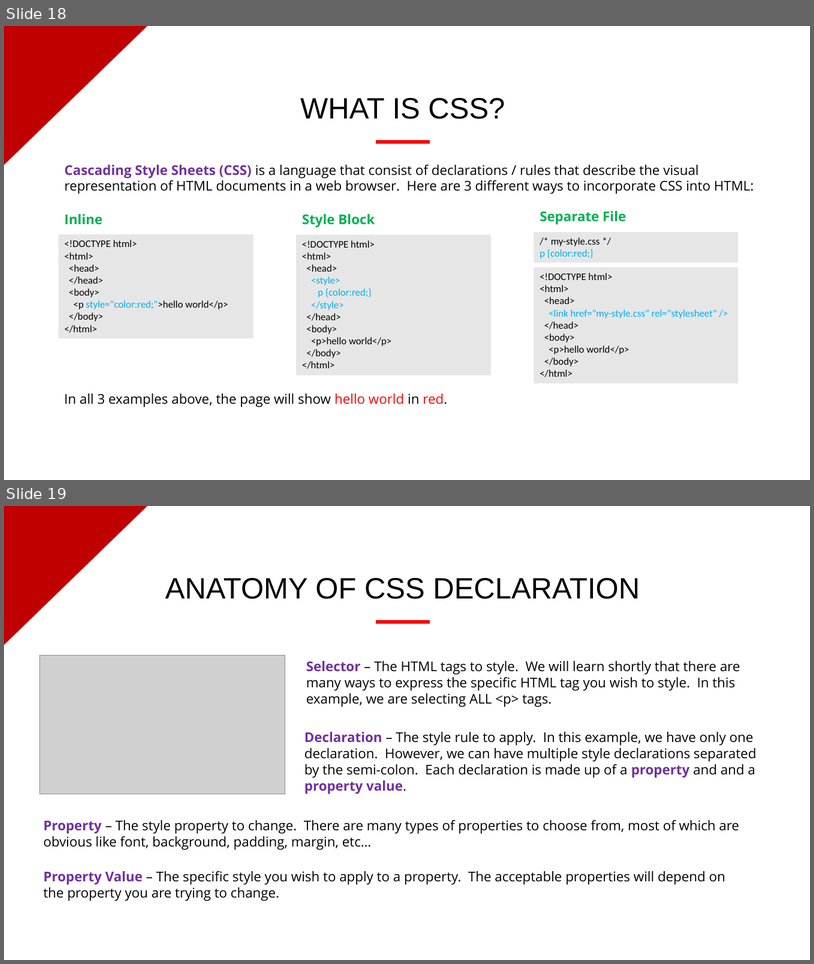
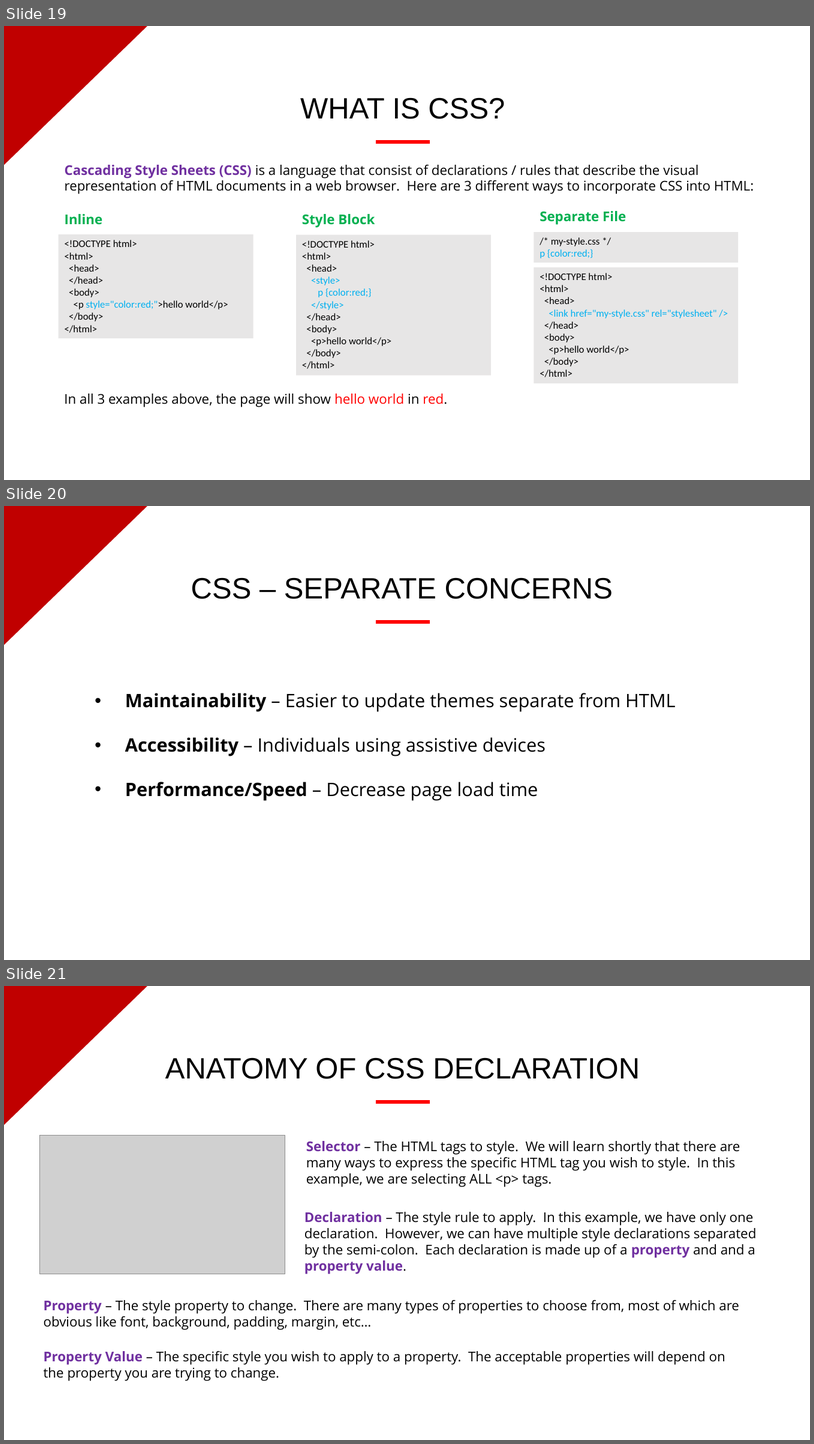
Before and after one commit to evermight/fullstack-training, a slide deck: crash-course/20230617-intro/intro-to-website.pptx. Shown one above the other, each under a label of ours: slides 18 and 19 before the commit, slides 19, 20 and 21 after it. The pictures are 814x964 and 814x1444 pixels, drawn with LibreOffice and Linux fonts; fonts in the diff are those of the drawing; grey boxes stand for pictures; background and template pictures are left out. Boxes give left, top, right and bottom in pixels: in the first picture for what was removed or moved away, otherwise in the second. Text is boxed around its words. In the diff, an @@ line names an element or a change of style, - is before the commit and + after.

```diff
--- a/crash-course/20230617-intro/intro-to-website.pptx
+++ b/crash-course/20230617-intro/intro-to-website.pptx
@@ slide 20 added at [4, 506, 810, 960], background picture (left out); not listed: 1 template element that a slide beside it also shows @@
@@ text added at [191, 577, 613, 599], 35 pt, text #000000 @@
+CSS – SEPARATE CONCERNS
@@ rectangle added at [377, 621, 429, 624], fill #FF0000, outline #FF0000 1 pt @@
@@ text added at [125, 693, 675, 801], 22 pt, text #000000 @@
+• Maintainability – Easier to update themes separate from HTML
+• Accessibility – Individuals using assistive devices
+• Performance/Speed – Decrease page load time
@@ what was slide 18 is now slide 19 @@
@@ what was slide 19 is now slide 21 @@
```
Also in this commit, not shown: 1 slide changed, 1 other slide added, 4 other files.
